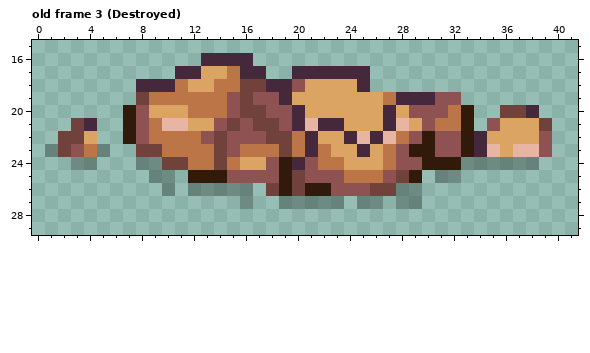
Two versions of one pixel-art file, game/Slime Mec/Assets/_Art/Sprites/Environment/env_brown_rockD.aseprite. Above is the file before it was changed.
43x31 pixels, 3 frames. Pixels under 10% opacity are left out. Shown: old frame 3 (Destroyed): x 0..41, y 15..29. The commit also changed other frames, which this record leaves out.
And afterwards:
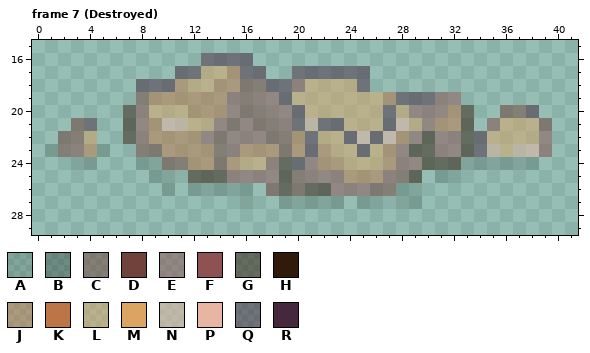
Palette (. is transparent): A #00000023  B #00000045  C #71413b80  D #71413b  E #8e525280  F #8e5252  G #311a0980  H #311a09  J #bb754780  K #bb7547  L #dba46380  M #dba463  N #e9b5a380  P #e9b5a3  Q #45283c80  R #45283c
A new or re-ordered frame is compared with the old frame closest to it.
Diff:
frames 3 -> 10
Changed rows in their new state; - is an unchanged pixel.
Frame 7 (Destroyed) is new; against old frame 3 (Destroyed):
first column x 1:
16 ------------QQQQ-----------------------
17 ----------QQLLJQQ--QQQQQQ--------------
18 -------QQQJLLJJCCQQELLLLQ--------------
19 -------CJJJJJJECEEQLLLLLLLJQQQEE-------
20 ------GELLLJJJECCEEQLLLLLLQLEEEJG--CCQ-
21 --CQ--GEJNNLLECECCEQNQQLLLQNLEJJG-ELLLC
22 -CCL--GEJJJJECEEECCJQLLQNQNJEGEEGQLLLLE
23 ACEJA--CCJJJJCEJJJCJQJLLQLJEGGEEGQNLNNE
24 --AA---AACCJJCJLLEGQEJJLLLJEEGGGAAAAAA-
25 --------AA-GGGEEEEGCEEEJJJECG-AA-------
26 ---------A-AAAAA-CGCGGEEECCAA----------
27 ---------------A--AAAAA-AA-AA----------
Changed places in both pictures, as pixel boxes (x1, y1, x2, y2):
changed: (45, 53, 552, 209)
